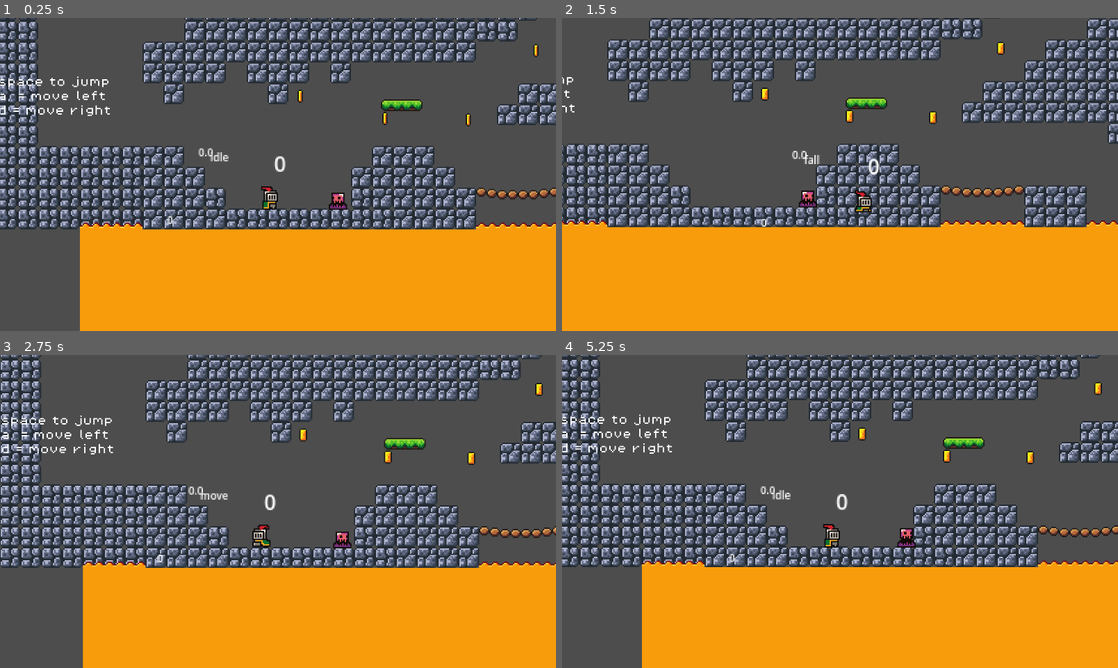
Above: before the commit, frames 1-4 (two rows, left to right).
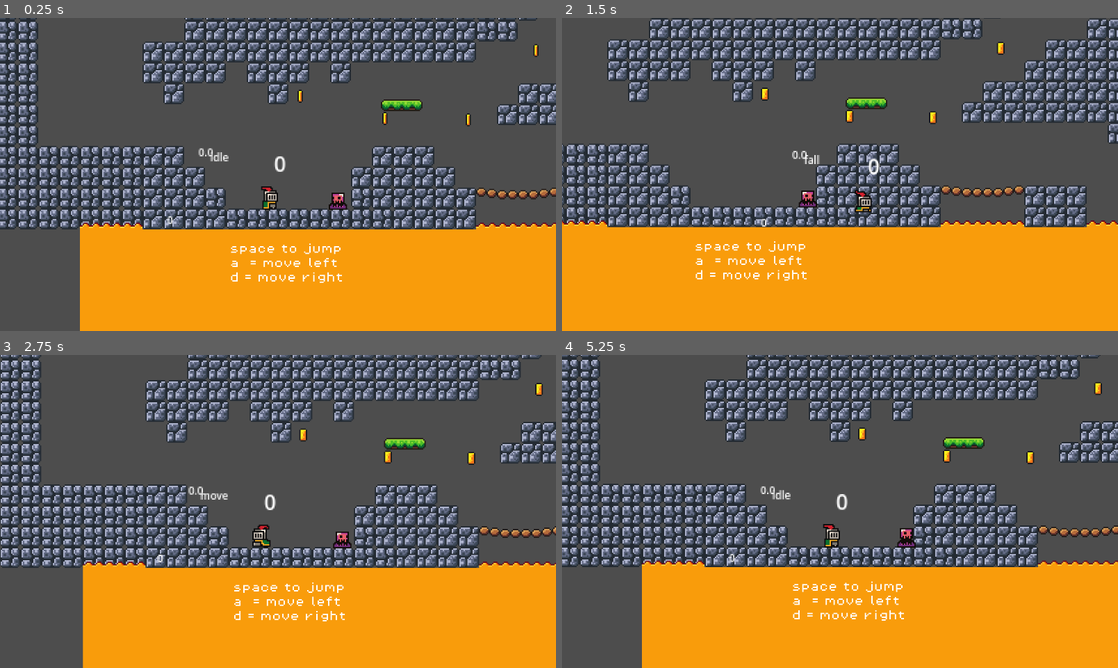
Above: after the commit, the same moments.

Repository: BIGO0o/Gold-1
Game: Godot game, scene res://Scenes/game.tscn
Same seed, same stepped clock (60 frames per second), same inputs: the game is played once before the commit and once after it.
Inputs:
- Up to frame 1 (0.25 s): no input
- Up to frame 2 (1.5 s): hold Caps Lock (dash) 0.53-1.28 s; hold D (move_right) from 0.53 s (still down); tap Space (jump) at 0.77 s; tap Shift (run) at 1.35 s
- Up to frame 3 (2.75 s): tap Space (jump) at 1.52 s; release D (move_right) at 2.03 s; hold A (move_left) from 2.03 s (still down); hold Caps Lock (dash) from 2.03 s (still down)
- Up to frame 4 (5.25 s): release A (move_left) at 2.78 s; release Caps Lock (dash) at 2.78 s; hold D (move_right) 2.78-4.28 s; tap Shift (run) at 2.85, 4.35 s; tap Space (jump) at 3.02, 3.77, 4.52 s; hold Caps Lock (dash) 3.53-4.28 s; tap Escape (pause) at 4.15 s; hold A (move_left) 4.28-5 s; click "Restart" at 5 s

The runs differ from the first frame. In frame 1, 0.9% of the frame differs, in the area x 0-62%, y 18-85%; in frame 2, 0.5%; in frame 3, 0.9%; in frame 4, 0.9%.

Commit message:
naar v4.4 voor godot

Diff:
--- a/Scenes/game.tscn
+++ b/Scenes/game.tscn
@@ -369,8 +369,8 @@
 
 [sub_resource type="AnimationLibrary" id="AnimationLibrary_jmq4l"]
 _data = {
-"RESET": SubResource("Animation_m1pcd"),
-"new_animation": SubResource("Animation_jo46r")
+&"RESET": SubResource("Animation_m1pcd"),
+&"new_animation": SubResource("Animation_jo46r")
 }
 
 [sub_resource type="WorldBoundaryShape2D" id="WorldBoundaryShape2D_rv1q3"]
@@ -402,15 +402,15 @@
 
 [node name="AnimationPlayer" type="AnimationPlayer" parent="Platforms/platformDark"]
 libraries = {
-"": SubResource("AnimationLibrary_jmq4l")
+&"": SubResource("AnimationLibrary_jmq4l")
 }
 autoplay = "new_animation"
 
 [node name="Label" type="Label" parent="."]
-offset_left = -208.0
-offset_top = -115.0
-offset_right = -96.0
-offset_bottom = -40.0
+offset_left = -30.0
+offset_top = 13.0
+offset_right = 82.0
+offset_bottom = 88.0
 theme_override_fonts/font = ExtResource("8_vjbuc")
 theme_override_font_sizes/font_size = 8
 text = "space to jump
@@ -425,7 +425,7 @@
 [node name="Slime2" parent="Slimes" instance=ExtResource("7_6ng3q")]
 position = Vector2(375, -154)
 
-[node name="Slime3" parent="." instance=ExtResource("7_6ng3q")]
+[node name="Slime3" parent="Slimes" instance=ExtResource("7_6ng3q")]
 position = Vector2(520, -23)
 
 [node name="Coins" type="Node" parent="."]
--- a/pause_menu/pause_menu.tscn
+++ b/pause_menu/pause_menu.tscn
@@ -99,8 +99,8 @@
 
 [sub_resource type="AnimationLibrary" id="AnimationLibrary_6vhda"]
 _data = {
-"RESET": SubResource("Animation_x51de"),
-"blur": SubResource("Animation_nbc1b")
+&"RESET": SubResource("Animation_x51de"),
+&"blur": SubResource("Animation_nbc1b")
 }
 
 [node name="PauseMenu" type="Control"]
--- a/project.godot
+++ b/project.godot
@@ -12,7 +12,7 @@
 
 config/name="GOLD 1"
 run/main_scene="res://Scenes/game.tscn"
-config/features=PackedStringArray("4.3", "Forward Plus")
+config/features=PackedStringArray("4.4", "Forward Plus")
 config/icon="res://icon.svg"
 
 [autoload]
Not shown: 1 places in Scenes/coin.tscn that only renumber resources
Not shown: 1 places in Scenes/kilzone.tscn that only renumber resources
Not shown: 1 places in Scenes/slime.tscn that only renumber resources
Not shown, added: Singleton/player_stats.gd.uid
Not shown, changed: brackeys_platformer_assets/fonts/PixelOperator8-Bold.ttf.import
Not shown, changed: brackeys_platformer_assets/fonts/PixelOperator8.ttf.import
Not shown, added: global.gd.uid
Not shown, added: pause_menu/pauseMenu.gdshader.uid
Not shown, added: pause_menu/pause_menu.gd.uid
Not shown: 1 places in pause_menu/pause_menu.tscn that only renumber resources
Not shown: 1 places in player/Player.tscn that only renumber resources
Not shown, added: player/States/dash.gd.uid
(and 19 more such lines)
